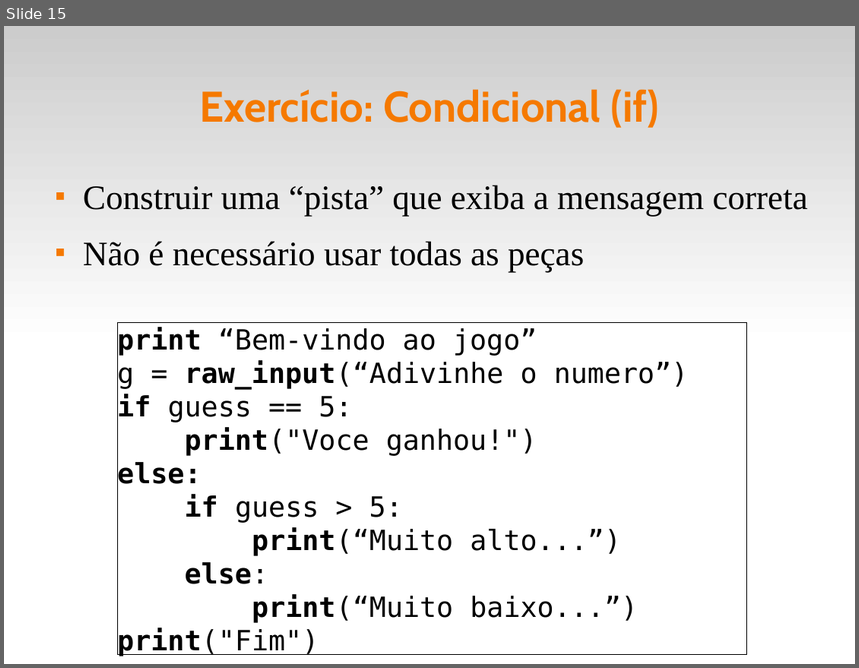
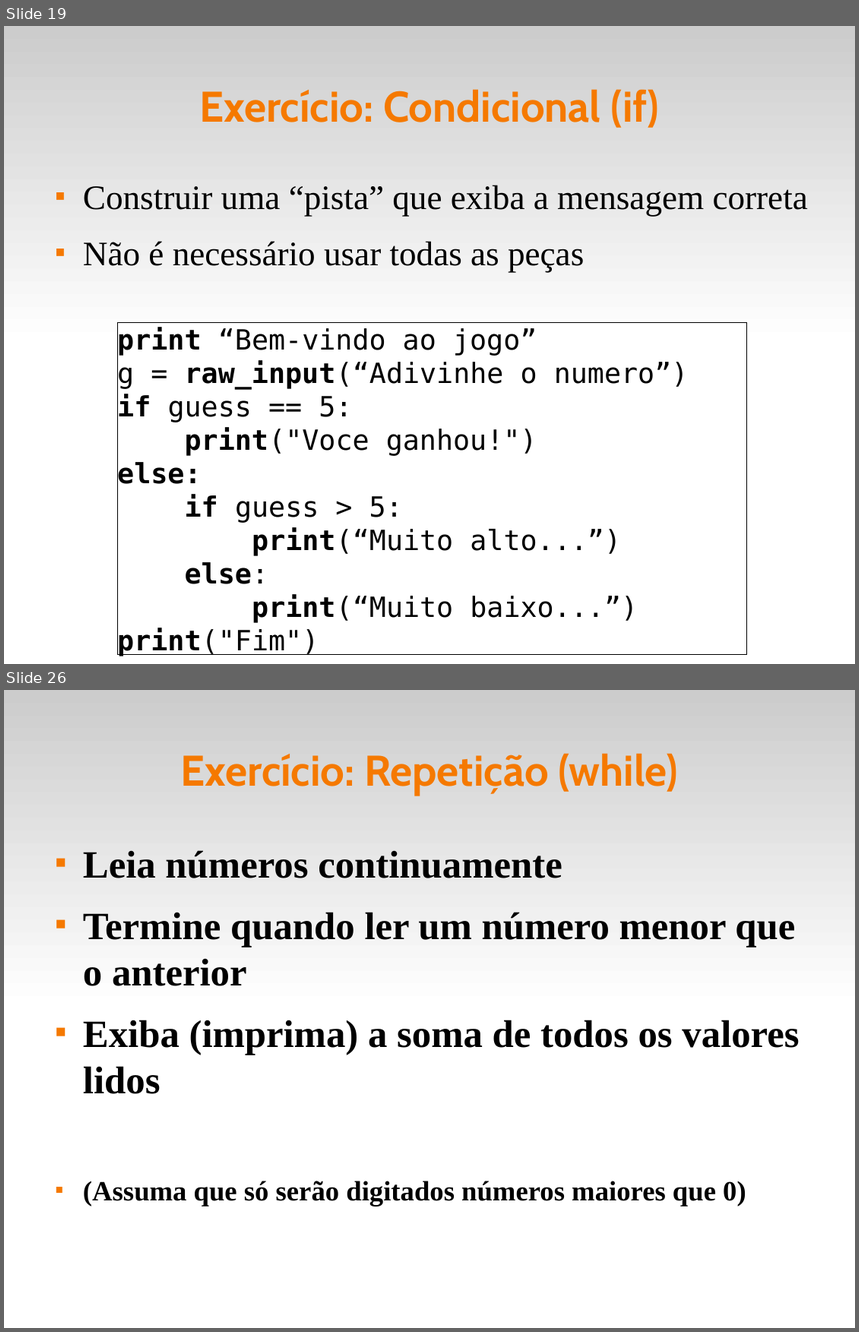
Before and after one commit to fsantanna-uerj/IPD, a slide deck: slides/ipd-03.odp. Shown one above the other, each under a label of ours: slide 15 before the commit, slides 19 and 26 after it; the slides between them are not shown. The pictures are 859x668 and 859x1332 pixels, drawn with LibreOffice and Linux fonts; fonts in the diff are those of the drawing. Boxes give left, top, right and bottom in pixels: in the first picture for what was removed or moved away, otherwise in the second. Text is boxed around its words. In the diff, an @@ line names an element or a change of style, - is before the commit and + after.

```diff
--- a/slides/ipd-03.odp
+++ b/slides/ipd-03.odp
@@ slide 26 added at <box>4,690,855,1328</box>, background #FFFFFF; not listed: 1 template element that a slide beside it also shows @@
@@ title added at <box>181,753,678,796</box>, 40 pt, text #F57900, bold @@
+Exercício: Repetição (while)
@@ freeform shape added at <box>71,843,71,843</box>, fill #99CCFF, outline #FF0000 4.25 pt @@
@@ text added at <box>83,850,799,1207</box>, 36 pt, text #000000, bold @@
+■ Leia números continuamente
+■ Termine quando ler um número menor que o anterior
+■ Exiba (imprima) a soma de todos os valores lidos
+■ (Assuma que só serão digitados números maiores que 0)
@@ what was slide 15 is now slide 19 @@
```
Also in this commit, not shown: 3 slides changed, 9 other slides added, 3 other files.
